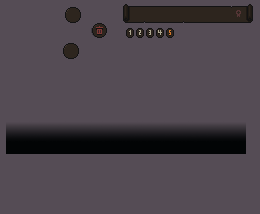
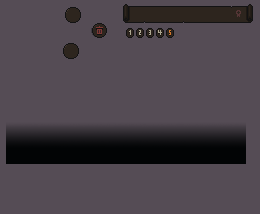
Comparing the layer stacks of the two 260 x 214 images. Changes:
painted on "QuickInventoryBackground.png" over (6, 123, 246, 164)
